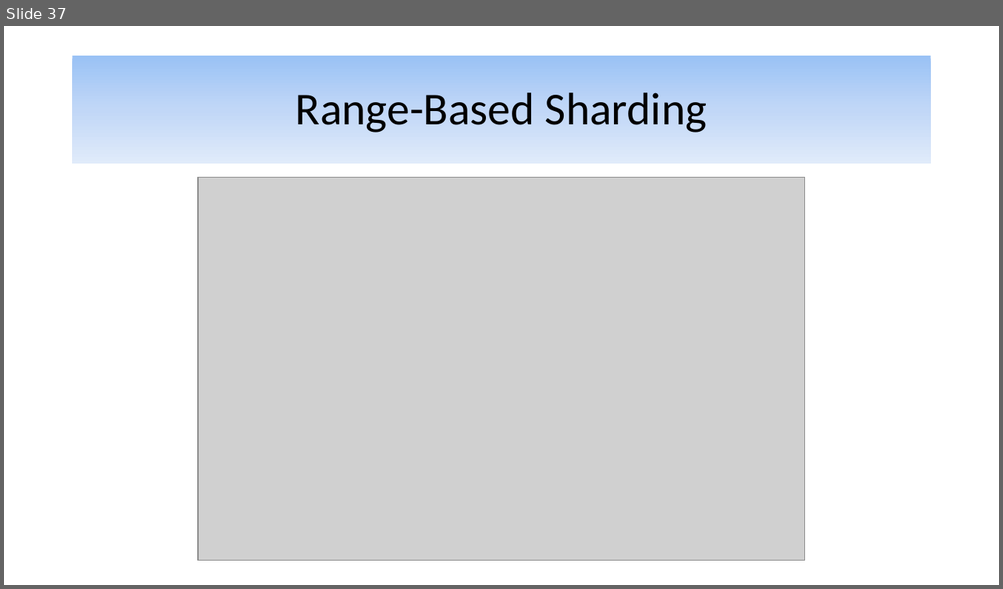
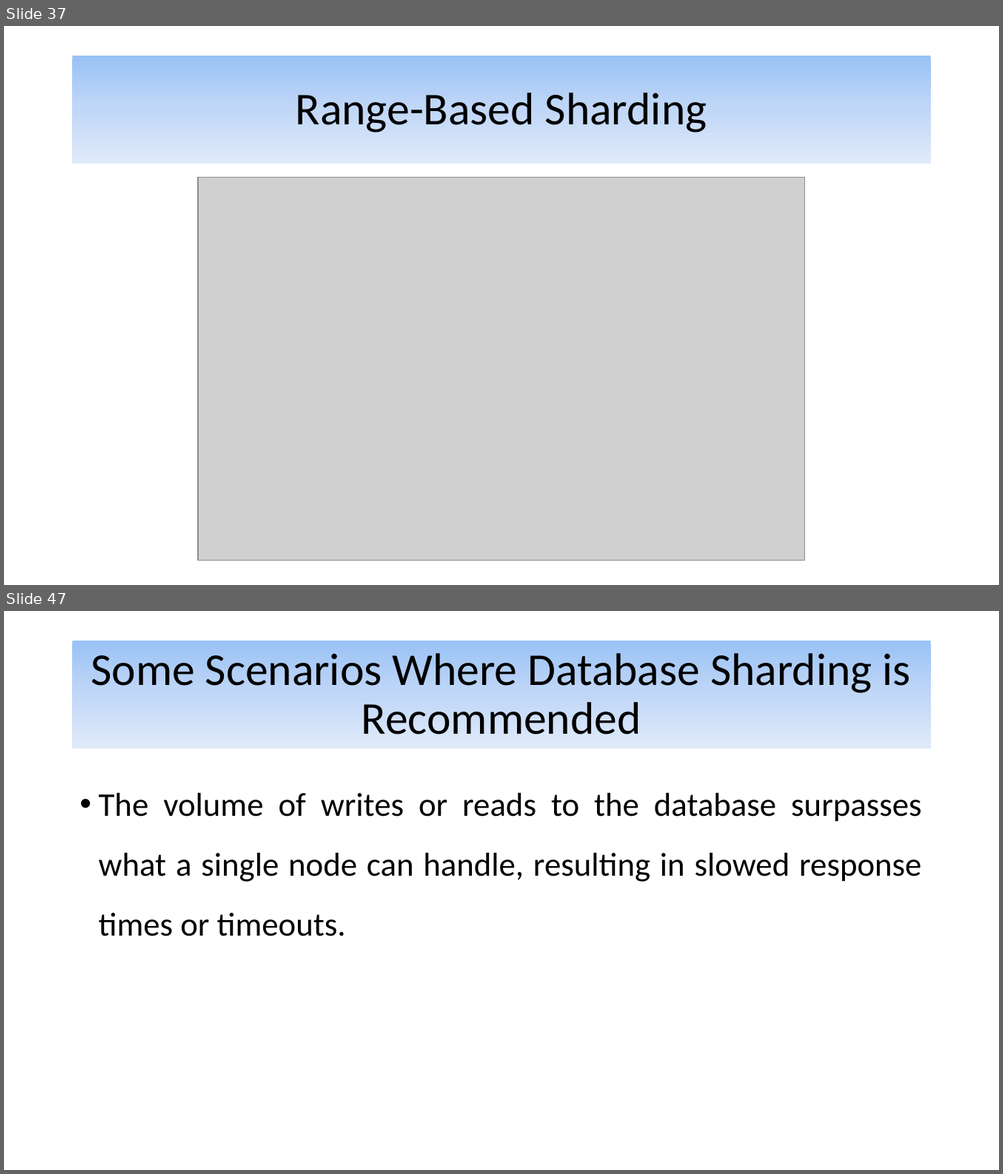
Before and after one commit to alijfri99/presentations, a slide deck: Advanced DBMS Presentation.pptx. Shown one above the other, each under a label of ours: slide 37 before the commit, slides 37 and 47 after it; the slides between them are not shown. The pictures are 1003x589 and 1003x1174 pixels, drawn with LibreOffice and Linux fonts; fonts in the diff are those of the drawing; grey boxes stand for pictures. Boxes give left, top, right and bottom in pixels: in the first picture for what was removed or moved away, otherwise in the second. Text is boxed around its words. In the diff, an @@ line names an element or a change of style, - is before the commit and + after.

```diff
--- a/Advanced DBMS Presentation.pptx
+++ b/Advanced DBMS Presentation.pptx
@@ slide 47 added at bbox=[4, 611, 999, 1170], background #FFFFFF @@
@@ title added at bbox=[73, 641, 930, 749], fill gradient #9AC3F5 to #C2D8F8 to #E1EBFB, 44 pt, text #000000 @@
+Some Scenarios Where Database Sharding is Recommended
@@ text added at bbox=[99, 793, 921, 937], 32 pt, text #000000 @@
+• The volume of writes or reads to the database surpasses what a single node can handle, resulting in slowed response times or timeouts.
```
Also in this commit, not shown: 15 other slides added.
